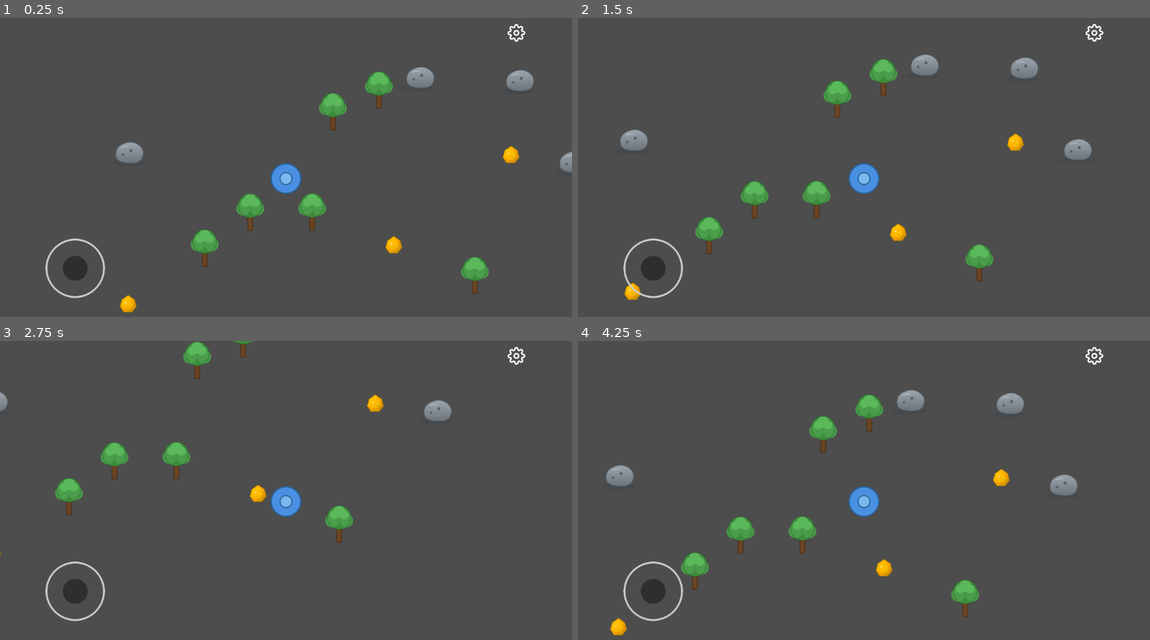
Above: before the commit, frames 1-4 (two rows, left to right).
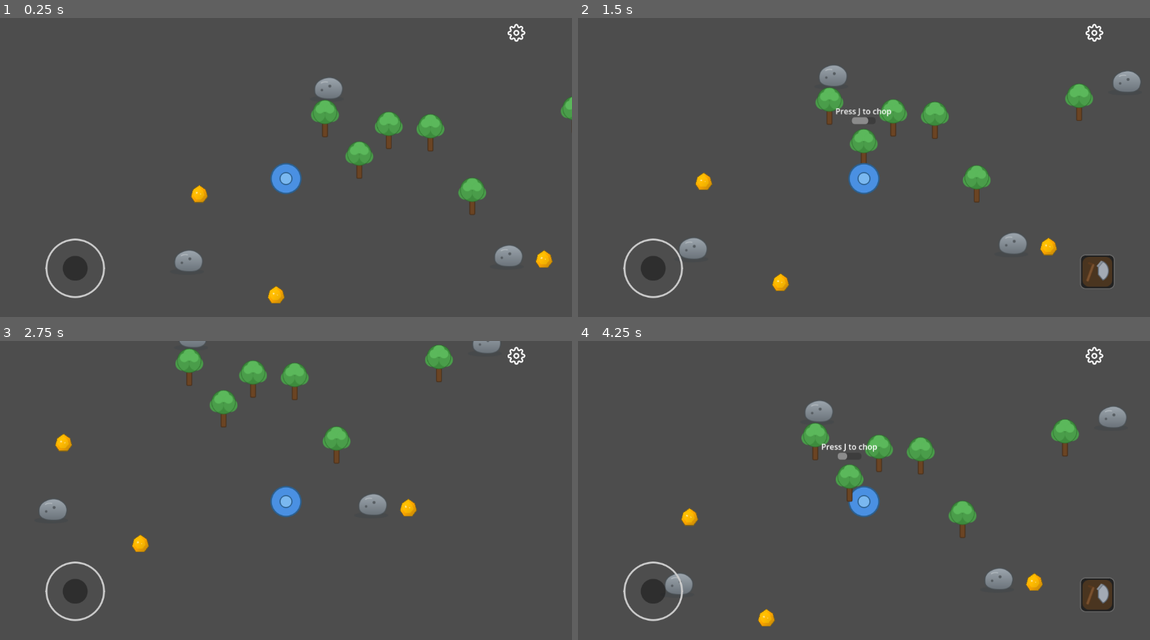
Above: after the commit, the same moments.

Repository: anv99-vn/code-game
Game: Godot game, scene res://scenes/game.tscn
The game is run twice, just before and just after one commit, with the same random seed, the same clock (stepped at 60 frames per second) and the same inputs. This scene is started directly instead of the project's main scene.
Inputs (mouse positions are in pixels of both pictures, inside the frame that each line leads up to):
- Up to frame 1 (0.25 s): no input
- Up to frame 2 (1.5 s): tap Enter at 0.5 s; move the mouse to (989, 161) at 0.52 s; hold D (move_right) 0.53-1.28 s; tap K (mine) at 0.6 s; click (989, 161) at 0.67 s; tap J (chop) at 0.77, 1.25 s; move the mouse to (749, 194) at 1.27 s; hold S (move_down) from 1.28 s (still down); tap L (pan) at 1.35 s
- Up to frame 3 (2.75 s): tap J (chop) at 1.52 s; move the mouse to (343, 430) at 2.02 s; release S (move_down) at 2.03 s; hold D (move_right) from 2.03 s (still down); tap K (mine) at 2.1 s
- Up to frame 4 (4.25 s): move the mouse to (835, 565) at 2.77 s; release D (move_right) at 2.78 s; hold W (move_up) 2.78-3.53 s; tap L (pan) at 2.85 s; click (835, 565) at 2.92 s; tap J (chop) at 3.02, 3.77 s; move the mouse to (1035, 550) at 3.52 s; hold A (move_left) from 3.53 s (still down); tap K (mine) at 3.6 s

The runs differ from the first frame. In frame 1, 6.1% of the frame differs, in the area x 20-100%, y 16-99%; in frame 2, 7.5%, in the area x 7-99%, y 12-95%; in frame 3, 5.3%; in frame 4, 7.5%.

Commit message:
refactor: remove WorldManager, move object spawning into game.gd
- Delete world_manager.gd and its uid file
- Remove WorldManager from game.tscn and project.godot autoload
- Move tree/stone/gold_source spawning logic into game.gd _ready
- Update harvestable_resource.gd

Diff:
--- a/project.godot
+++ b/project.godot
@@ -24,7 +24,6 @@
 MCPRuntime="*res://addons/godot_mcp/runtime/mcp_runtime.gd"
 ResourceManager="*res://scripts/autoloads/resource_manager.gd"
 SessionManager="*res://scripts/autoloads/session_manager.gd"
-WorldManager="*res://scripts/autoloads/world_manager.gd"
 
 [editor_plugins]
 
--- a/scenes/game.tscn
+++ b/scenes/game.tscn
@@ -8,7 +8,6 @@
 [ext_resource type="Script" uid="uid://060ra6x8scdu" path="res://scripts/camera.gd" id="4_p57ef"]
 [ext_resource type="Texture2D" uid="uid://4fxgtqeaa2ab" path="res://assets/icons/icon_chop.png" id="5_chop"]
 [ext_resource type="Script" uid="uid://bcshh2322jfix" path="res://scripts/managers/interaction_manager.gd" id="8_gee14"]
-[ext_resource type="Script" uid="uid://d2kioocn2tjm2" path="res://scripts/managers/world_manager.gd" id="9_0tnpc"]
 
 [sub_resource type="CircleShape2D" id="CircleShape2D_2yhen"]
 radius = 32.0
@@ -108,6 +107,3 @@
 
 [node name="InteractionManager" type="Node" parent="." unique_id=1678856969]
 script = ExtResource("8_gee14")
-
-[node name="WorldManager" type="Node" parent="." unique_id=1426630904]
-script = ExtResource("9_0tnpc")
--- a/scripts/game.gd
+++ b/scripts/game.gd
@@ -1 +1,57 @@
 extends Node2D
+
+@export var map_bounds: Rect2 = Rect2(80, 120, 1000, 440)
+@export var tree_count: int = 6
+@export var stone_count: int = 4
+@export var gold_source_count: int = 3
+@export var min_distance_from_player: float = 90.0
+@export var min_distance_between: float = 70.0
+@export var placement_attempts: int = 40
+
+var _tree_scene: PackedScene = null
+var _stone_scene: PackedScene = null
+var _gold_source_scene: PackedScene = null
+
+
+func _ready() -> void:
+	_tree_scene = load("res://scenes/tree.tscn")
+	_stone_scene = load("res://scenes/stone.tscn")
+	_gold_source_scene = load("res://scenes/gold_source.tscn")
+	call_deferred("_generate_objects")
+
+
+func _generate_objects() -> void:
+	var player := get_node_or_null("Player") as CharacterBody2D
+	if not player:
+		return
+	var player_pos := player.global_position
+	var placed: Array[Vector2] = []
+	for _i in tree_count:
+		_try_place(_tree_scene, player_pos, placed)
+	for _i in stone_count:
+		_try_place(_stone_scene, player_pos, placed)
+	for _i in gold_source_count:
+		_try_place(_gold_source_scene, player_pos, placed)
+
+
+func _try_place(scene: PackedScene, player_pos: Vector2, placed: Array[Vector2]) -> void:
+	for _attempt in placement_attempts:
+		var pos := Vector2(
+			randf_range(map_bounds.position.x, map_bounds.end.x),
+			randf_range(map_bounds.position.y, map_bounds.end.y)
+		)
+		if pos.distance_to(player_pos) < min_distance_from_player:
+			continue
+		var too_close := false
+		for other in placed:
+			if pos.distance_to(other) < min_distance_between:
+				too_close = true
+				break
+		if too_close:
+			continue
+		var node := scene.instantiate()
+		node.position = pos
+		add_child(node)
+		placed.append(pos)
+		return
+	push_warning("game.gd: could not find a valid spot after %d attempts" % placement_attempts)
--- a/scripts/harvestable_resource.gd
+++ b/scripts/harvestable_resource.gd
@@ -13,6 +13,7 @@
 @export var prompt_label_path: NodePath
 @export var health_bar_path: NodePath
 @export var cooldown_label_path: NodePath
+@export var respawn_bar_path: NodePath
 @export var config_key: String = ""
 @export var action: String = ""
 @export var max_health: int = 3
@@ -34,6 +35,7 @@
 var _prompt_label: Label
 var _health_bar: ProgressBar
 var _cooldown_label: Label
+var _respawn_bar: ProgressBar
 
 const GLOW_SHADER := preload("res://shaders/reborn_glow.gdshader")
 
@@ -45,6 +47,7 @@
 	_prompt_label = get_node_or_null(prompt_label_path) as Label
 	_health_bar = get_node_or_null(health_bar_path) as ProgressBar
 	_cooldown_label = get_node_or_null(cooldown_label_path) as Label
+	_respawn_bar = get_node_or_null(respawn_bar_path) as ProgressBar
 	assert(_main_sprite != null, "HarvestableResource: main_sprite_path not set or not a Sprite2D on %s" % name)
 	assert(_depleted_sprite != null, "HarvestableResource: depleted_sprite_path not set or not a Sprite2D on %s" % name)
 	assert(_area != null, "HarvestableResource: interaction_area_path not set or not an Area2D on %s" % name)
@@ -55,6 +58,10 @@
 	_health = max_health
 	_health_bar.max_value = max_health
 	_health_bar.value = max_health
+	if _respawn_bar:
+		_respawn_bar.max_value = respawn_time
+		_respawn_bar.value = 0.0
+		_respawn_bar.visible = false
 	_depleted_sprite.visible = false
 	registered.emit(global_position)
 	if not _area.body_entered.is_connected(_on_body_entered):
@@ -115,7 +122,12 @@
 	_prompt_label.visible = false
 	_health_bar.visible = false
 	_respawn_at = Time.get_ticks_msec() / 1000.0 + respawn_time
-	_cooldown_label.visible = _player_nearby
+	if _respawn_bar:
+		_respawn_bar.value = 0.0
+		_respawn_bar.max_value = respawn_time
+		_respawn_bar.visible = _player_nearby
+	else:
+		_cooldown_label.visible = _player_nearby
 
 
 func _process(_delta: float) -> void:
@@ -123,11 +135,18 @@
 		return
 	var remaining := _respawn_at - Time.get_ticks_msec() / 1000.0
 	if remaining <= 0.0:
-		_cooldown_label.visible = false
+		if _respawn_bar:
+			_respawn_bar.visible = false
+		else:
+			_cooldown_label.visible = false
 		_respawn()
 		return
-	_cooldown_label.text = "%ds" % ceil(remaining)
-	_cooldown_label.visible = _player_nearby
+	if _respawn_bar:
+		_respawn_bar.value = respawn_time - remaining
+		_respawn_bar.visible = _player_nearby
+	else:
+		_cooldown_label.text = "%ds" % ceil(remaining)
+		_cooldown_label.visible = _player_nearby
 
 
 func _respawn() -> void:
@@ -136,8 +155,12 @@
 	_main_sprite.visible = true
 	_depleted_sprite.visible = false
 	_health_bar.value = max_health
-	_cooldown_label.visible = false
-	_cooldown_label.text = ""
+	if _respawn_bar:
+		_respawn_bar.visible = false
+		_respawn_bar.value = 0.0
+	else:
+		_cooldown_label.visible = false
+		_cooldown_label.text = ""
 	_respawn_glow(_main_sprite)
 
 
@@ -178,4 +201,6 @@
 		player_exited.emit(body)
 		_prompt_label.visible = false
 		_health_bar.visible = false
+		if _respawn_bar:
+			_respawn_bar.visible = false
 		proximity_changed.emit(false)
--- a/scripts/managers/world_manager.gd
+++ /dev/null
@@ -1,100 +0,0 @@
-extends Node
-
-signal objects_generated
-
-var _tree_scene: PackedScene = null
-var _stone_scene: PackedScene = null
-var _gold_source_scene: PackedScene = null
-
-@export var map_bounds: Rect2 = Rect2(80, 120, 1000, 440)
-@export var tree_count: int = 6
-@export var stone_count: int = 4
-@export var gold_source_count: int = 3
-@export var min_distance_from_player: float = 90.0
-@export var min_distance_between: float = 70.0
-@export var placement_attempts: int = 40
-
-var stone_positions: Array[Vector2] = []
-var tree_positions: Array[Vector2] = []
-var gold_source_positions: Array[Vector2] = []
-
-
-func register_stone(pos: Vector2) -> void:
-	stone_positions.append(pos)
-
-
-func register_tree(pos: Vector2) -> void:
-	tree_positions.append(pos)
-
-
-func register_gold_source(pos: Vector2) -> void:
-	gold_source_positions.append(pos)
-
-
-func clear_positions() -> void:
-	stone_positions.clear()
-	tree_positions.clear()
-	gold_source_positions.clear()
-
-
-func clear_objects() -> void:
-	for node in get_tree().get_nodes_in_group("stones"):
-		node.queue_free()
-	for node in get_tree().get_nodes_in_group("trees"):
-		node.queue_free()
-	for node in get_tree().get_nodes_in_group("gold_sources"):
-		node.queue_free()
-	clear_positions()
-
-
-func generate_objects(parent: Node2D, player_pos: Vector2 = Vector2(400, 300)) -> void:
-	clear_objects()
-	_tree_scene = load("res://scenes/tree.tscn")
-	_stone_scene = load("res://scenes/stone.tscn")
-	_gold_source_scene = load("res://scenes/gold_source.tscn")
-	var placed: Array[Vector2] = []
-	for _i in tree_count:
-		_try_place(_tree_scene, parent, player_pos, placed, register_tree)
-	for _i in stone_count:
-		_try_place(_stone_scene, parent, player_pos, placed, register_stone)
-	for _i in gold_source_count:
-		_try_place(_gold_source_scene, parent, player_pos, placed, register_gold_source)
-	objects_generated.emit()
-
-
-func _try_place(scene: PackedScene, parent: Node2D, player_pos: Vector2, placed: Array[Vector2], register_fn: Callable) -> Node2D:
-	for _attempt in placement_attempts:
-		var pos := Vector2(
-			randf_range(map_bounds.position.x, map_bounds.end.x),
-			randf_range(map_bounds.position.y, map_bounds.end.y)
-		)
-		if pos.distance_to(player_pos) < min_distance_from_player:
-			continue
-		var too_close := false
-		for other in placed:
-			if pos.distance_to(other) < min_distance_between:
-				too_close = true
-				break
-		if too_close:
-			continue
-		var node := scene.instantiate()
-		node.position = pos
-		node.registered.connect(register_fn)
-		parent.add_child(node)
-		placed.append(pos)
-		return node
-	push_warning("WorldManager: could not find a valid spot after %d attempts" % placement_attempts)
-	return null
-
-
-func _on_node_added(node: Node) -> void:
-	if node.is_in_group("game_scene") and node is Node2D:
-		var player := node.get_node_or_null("Player")
-		if player and player is CharacterBody2D:
-			generate_objects.call_deferred(node, player.global_position)
-
-
-func _ready() -> void:
-	get_tree().node_added.connect(_on_node_added)
-	for node in get_tree().get_nodes_in_group("game_scene"):
-		_on_node_added(node)
Not shown, removed: scripts/managers/world_manager.gd.uid
